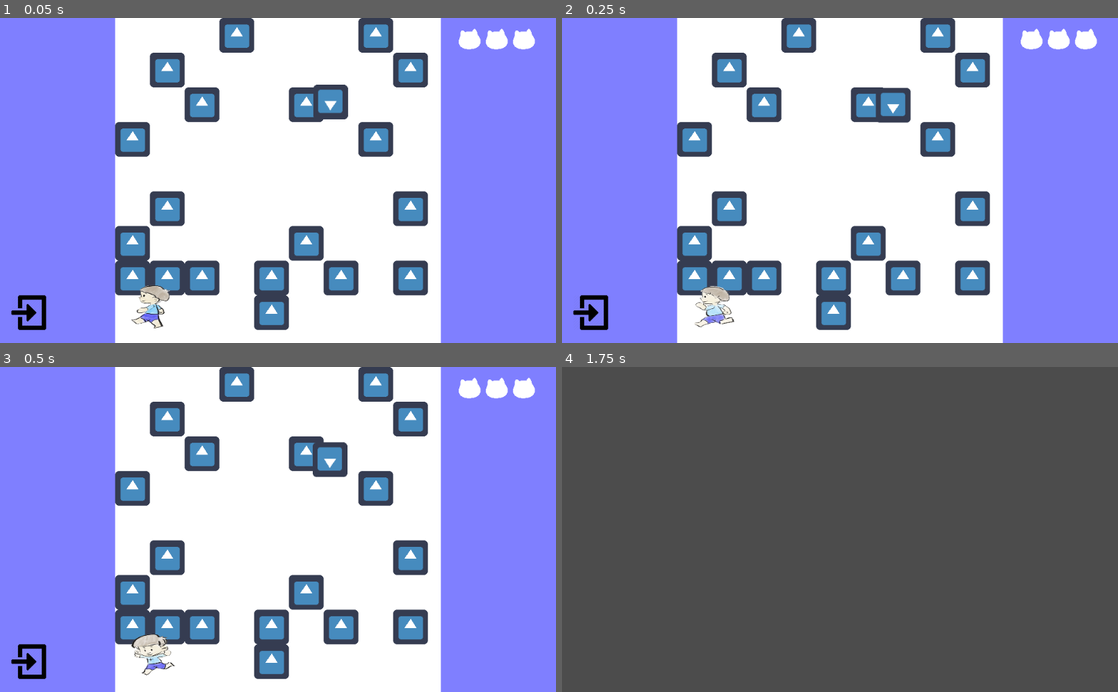
Above: before the commit, frames 1-4 (two rows, left to right).
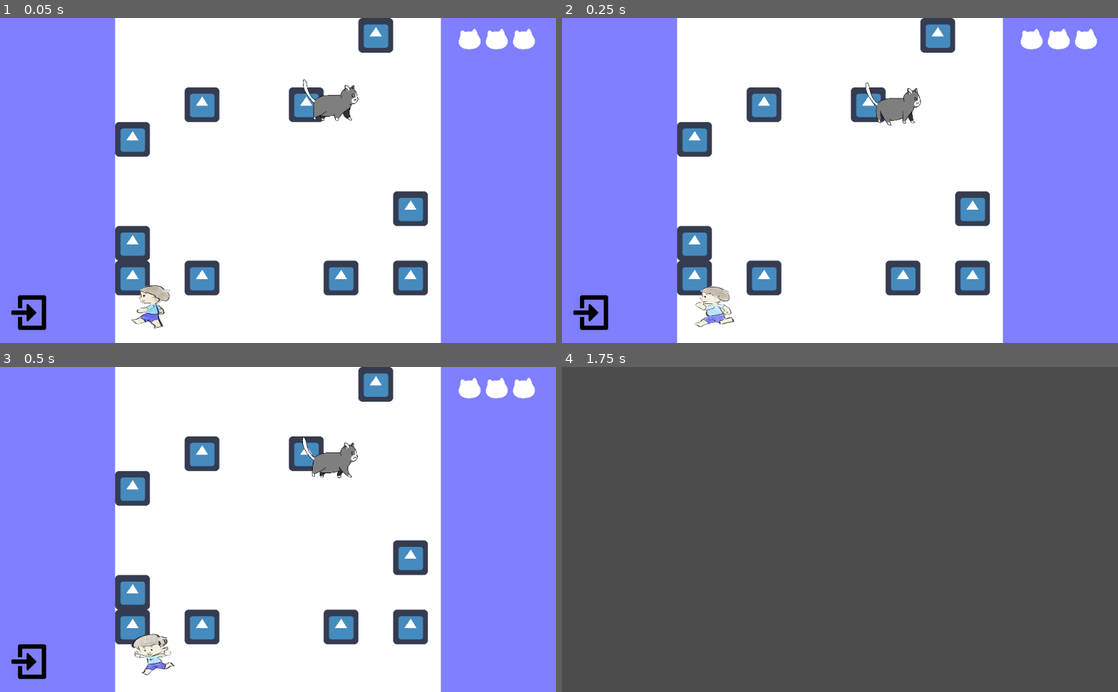
Above: after the commit, the same moments.

Repository: Baidadan67/Save-Wandering-Cats-Meow
Game: Godot game, scene res://Scene/Outside/OutsideRoom.tscn
Two runs of this game, one before a commit and one after it. Both use one fixed random seed, a clock stepped at 60 frames per second and the inputs below. The engine's default icon, where the game draws it, is replaced by a stand-in: a white triangle on a blue panel in a dark square.
Inputs (mouse positions are in pixels of both pictures, inside the frame that each line leads up to):
- Up to frame 1 (0.05 s): no input
- Up to frame 2 (0.25 s): no input
- Up to frame 3 (0.5 s): no input
- Up to frame 4 (1.75 s): tap Enter (ui_accept) at 0.5, 0.77, 1.25, 1.52 s; move the mouse to (589, 662) at 0.52 s; hold Right (ui_right) 0.53-1.28 s; click (589, 662) at 0.67 s; move the mouse to (728, 545) at 1.27 s; hold Down (ui_down) from 1.28 s (still down)

The runs differ from the first frame. In frame 1, 6.5% of the frame differs, in the area x 26-77%, y 0-97%; in frame 2, 6.6%; in frame 3, 6.6%; in frame 4, nothing differs.

Commit message:
Cat sprite & obstacle number change

Diff:
--- a/project/Scene/Outside/CatOutdoor.tscn
+++ b/project/Scene/Outside/CatOutdoor.tscn
@@ -1,8 +1,61 @@
-[gd_scene load_steps=6 format=2]
+[gd_scene load_steps=17 format=2]
 
 [ext_resource path="res://Script/CatOutdoor.gd" type="Script" id=1]
-[ext_resource path="res://Sprite/icon.png" type="Texture" id=2]
+[ext_resource path="res://Sprite/cat_temp.png" type="Texture" id=2]
 [ext_resource path="res://Scene/Outside/wanderController.gd" type="Script" id=3]
+[ext_resource path="res://Sprite/cat_temp_sit.png" type="Texture" id=4]
+[ext_resource path="res://Sprite/cat2_temp_sit.png" type="Texture" id=5]
+[ext_resource path="res://Sprite/cat2_temp.png" type="Texture" id=6]
+
+[sub_resource type="AtlasTexture" id=3]
+atlas = ExtResource( 2 )
+region = Rect2( 0, 0, 600, 600 )
+
+[sub_resource type="AtlasTexture" id=4]
+atlas = ExtResource( 2 )
+region = Rect2( 600, 0, 600, 600 )
+
+[sub_resource type="AtlasTexture" id=5]
+atlas = ExtResource( 2 )
+region = Rect2( 1200, 0, 600, 600 )
+
+[sub_resource type="SpriteFrames" id=6]
+animations = [ {
+"frames": [ ExtResource( 4 ) ],
+"loop": true,
+"name": "sit",
+"speed": 5.0
+}, {
+"frames": [ SubResource( 3 ), SubResource( 4 ), SubResource( 5 ) ],
+"loop": true,
+"name": "walk",
+"speed": 5.0
+} ]
+
+[sub_resource type="AtlasTexture" id=8]
+atlas = ExtResource( 6 )
+region = Rect2( 0, 0, 600, 600 )
+
+[sub_resource type="AtlasTexture" id=9]
+atlas = ExtResource( 6 )
+region = Rect2( 600, 0, 600, 600 )
+
+[sub_resource type="AtlasTexture" id=10]
+atlas = ExtResource( 6 )
+region = Rect2( 1200, 0, 600, 600 )
+
+[sub_resource type="SpriteFrames" id=7]
+animations = [ {
+"frames": [ ExtResource( 5 ) ],
+"loop": true,
+"name": "sit",
+"speed": 5.0
+}, {
+"frames": [ SubResource( 8 ), SubResource( 9 ), SubResource( 10 ) ],
+"loop": true,
+"name": "walk",
+"speed": 5.0
+} ]
 
 [sub_resource type="CapsuleShape2D" id=2]
 radius = 49.0
@@ -16,9 +69,20 @@
 collision_layer = 5
 script = ExtResource( 1 )
 
-[node name="Sprite" type="Sprite" parent="."]
-rotation = 3.14159
-texture = ExtResource( 2 )
+[node name="Cat1" type="AnimatedSprite" parent="."]
+visible = false
+scale = Vector2( 0.2, 0.2 )
+frames = SubResource( 6 )
+animation = "walk"
+frame = 2
+playing = true
+
+[node name="Cat2" type="AnimatedSprite" parent="."]
+scale = Vector2( 0.2, 0.2 )
+frames = SubResource( 7 )
+animation = "walk"
+frame = 1
+playing = true
 
 [node name="CatchArea" type="Area2D" parent="."]
 collision_layer = 3
--- a/project/Script/CatOutdoor.gd
+++ b/project/Script/CatOutdoor.gd
@@ -31,12 +31,17 @@
 			velocity = velocity.move_toward(direction * 500, ACCELERATION * delta)
 			velocity = move_and_slide(velocity)
 			print(direction)
+			$Cat2.animation =  "walk"
 
 		WANDER:
 			direction = Vector2(rand_range(-1,1),rand_range(-1,1))
 			#direction = leave_wall(position,direction)
 			velocity = velocity.move_toward(direction * 200, ACCELERATION * delta)
 			velocity = move_and_slide(velocity)
+			$Cat2.animation =  "walk"
+
+		_:
+			$Cat2.animation =  "sit"
 
 
 	position.x = clamp(position.x, BOARDER[0] + SIZE[0] / 2, BOARDER[1] - SIZE[0] / 2)
--- a/project/Script/Obstacle.gd
+++ b/project/Script/Obstacle.gd
@@ -5,6 +5,8 @@
 
 # Called when the node enters the scene tree for the first time.
 func _ready():
+	randomize()
+
 	position.x = 212 + hSize * (randi() % (600 / hSize))
 	position.y = vSize * (randi() % (600 / vSize))
 
--- a/project/Script/ObstacleGenerator.gd
+++ b/project/Script/ObstacleGenerator.gd
@@ -1,11 +1,10 @@
 extends Node2D
 
-var maxObstacle = 20
+var maxObstacle = 10
 var obstacleScene = load("res://Scene/Outside/Obstacle.tscn")
 
 # Called when the node enters the scene tree for the first time.
 func _ready():
 	for i in range(maxObstacle):
-		randomize()
 		var obstacle = obstacleScene.instance()
 		add_child(obstacle)
Binary file added: project/Sprite/cat2_temp.png
Not shown, added: project/Sprite/cat2_temp.png.import
Binary file added: project/Sprite/cat2_temp_sit.png
Not shown, added: project/Sprite/cat2_temp_sit.png.import
Binary file added: project/Sprite/cat_temp.png
Not shown, added: project/Sprite/cat_temp.png.import
Binary file added: project/Sprite/cat_temp_sit.png
Not shown, added: project/Sprite/cat_temp_sit.png.import
Binary file added: project/Sprite/catrunning.jpg
Not shown, added: project/Sprite/catrunning.jpg.import
Binary file added: project/Sprite/catwalking.gif
